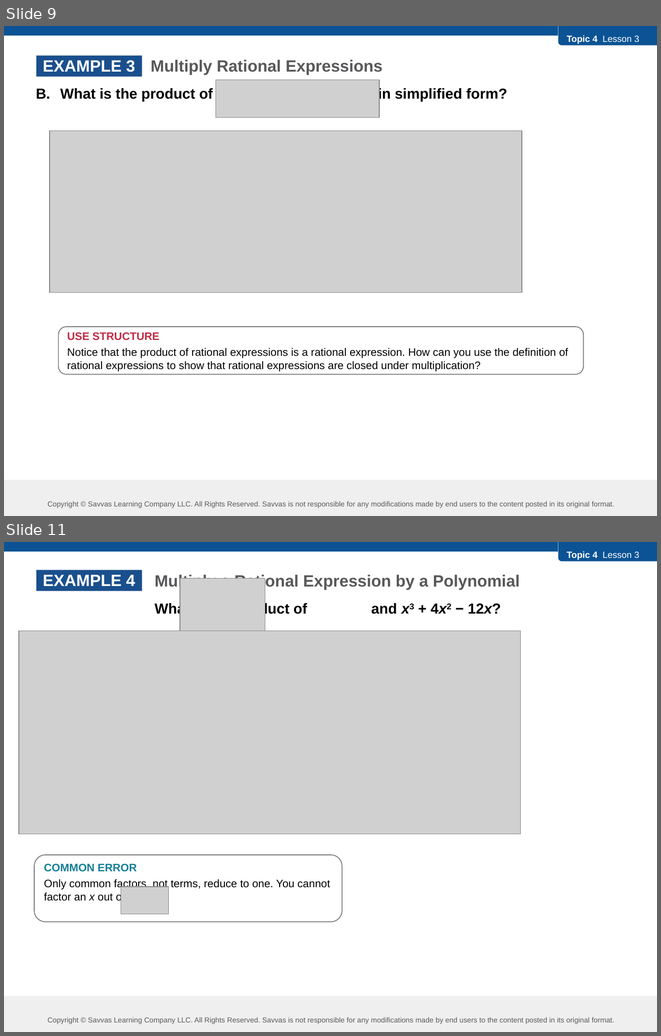
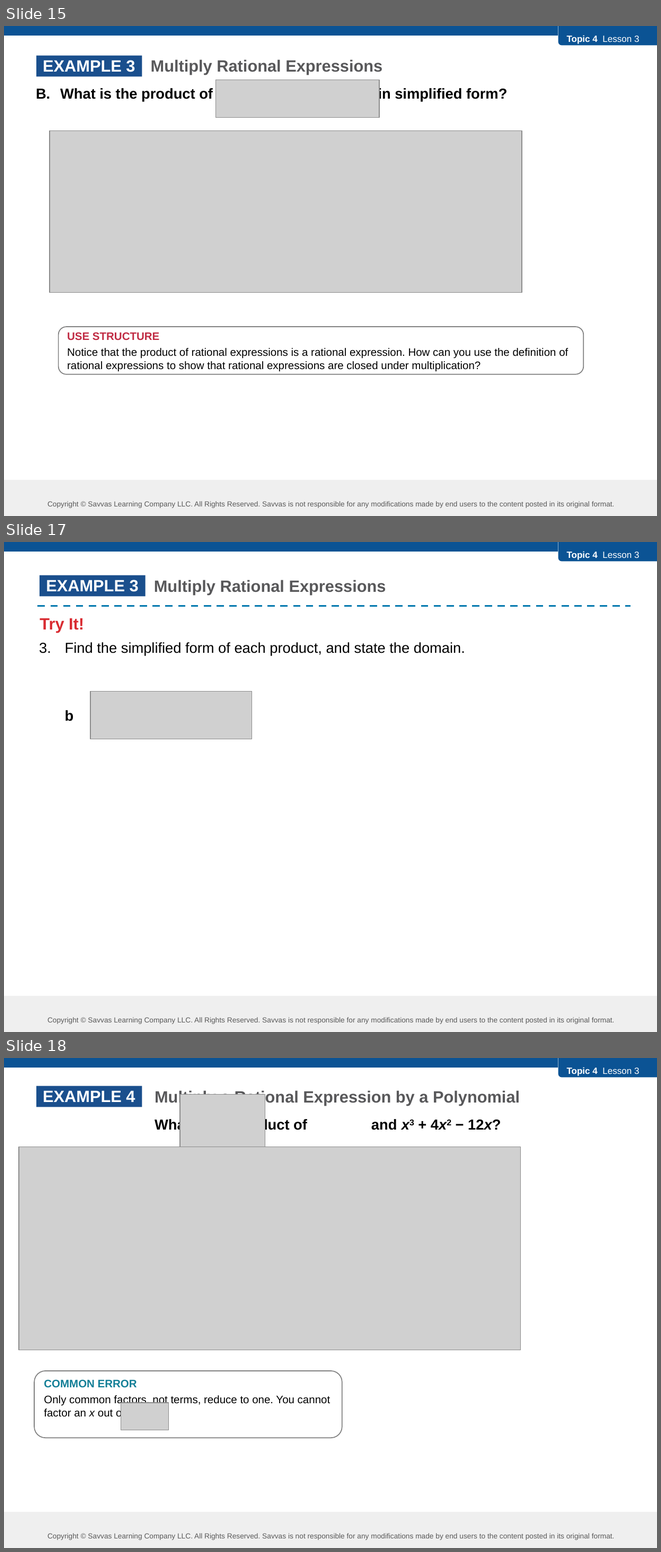
Before and after one commit to robjohncolson/feb25-25, a slide deck: L4-3.pptx. Shown one above the other, each under a label of ours: slides 9 and 11 before the commit, slides 15, 17 and 18 after it; the slides between them are not shown. The pictures are 661x1036 and 661x1552 pixels, drawn with LibreOffice and Linux fonts; fonts in the diff are those of the drawing; grey boxes stand for pictures. Boxes give left, top, right and bottom in pixels: in the first picture for what was removed or moved away, otherwise in the second. Text is boxed around its words. In the diff, an @@ line names an element or a change of style, - is before the commit and + after.

```diff
--- a/L4-3.pptx
+++ b/L4-3.pptx
@@ slide 17 added at <box>4,542,657,1032</box>, background #FFFFFF; not listed: 5 template elements that a slide beside it also shows @@
@@ text added at <box>40,580,465,721</box>, 16 pt, text #000000 @@
+Multiply Rational Expressions
+Try It!
+3. Find the simplified form of each product, and state the domain.
+b
@@ rectangle added at <box>40,575,145,596</box>, fill #1A4F8D, 18 pt, text #FFFFFF, bold @@
+EXAMPLE 3
@@ line added from (37, 606) to (631, 606), #0078AE 2 pt dashed @@
@@ picture added at <box>90,691,252,739</box> @@
@@ what was slide 9 is now slide 15 @@
@@ what was slide 11 is now slide 18 @@
```
Also in this commit, not shown: 8 slides changed, 8 other slides added, 2 slides removed, 7 other files.
